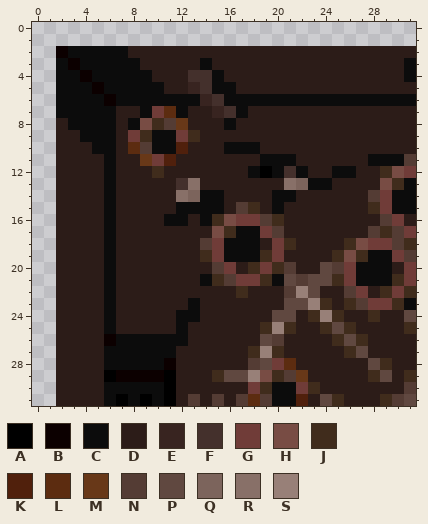
File history of a pixel-art sprite, Resources/Basebits/Ruins/XPZ_Hangar_S4_Civilian_1.png. Above is the file before it was changed.
The file is 32x32 pixels.
Palette (. is transparent): A #000000  B #0c0000  C #0c0c0c  D #2c1c18  E #382420  F #44302c  G #703c38  H #784c44  J #402c1c  K #50200c  L #5c2c10  M #683818  N #543c34  P #604840  Q #7c645c  R #887068  S #988078
Pixels before, first column x 2:
 2 BCCCCCDDDDDDDDDDDDDDDDDDDDDDDD
 3 CBCCCCCDDDDDCDDDDDDDDDDDDDDDDC
 4 CCBCCCCCDDDFFCDDDDDDDDDDDDDDDC
 5 CCCBCCCCCDDEFCCDDDDDDDDDDDDDDD
 6 CCCCBCCCCCCCEFCCCCCCCCCCCCCCCC
 7 CCCCCDDCGLCDDEFCDDDDDDDDDDDDDD
 8 DCCCCDCHJNMDDDCDDDDDDDDDDDDDDD
 9 DDCCCDGJCCGJDDDDDDDDDDDDDDDDDD
10 DDDCCDLNCCKDDDCCCDDDDDDDDDDDDD
11 DDDDCDDMGKDDDDDDDCCCDDDDDDCCCN
12 DDDDCDDDJDDDDDDDCACFCDDCCDDJHG
13 DDDDCDDDDDFRDDDDDDDRQCCDDDDHJC
14 DDDDCDDDDDRQCCDDDDCCDDDDDDNGCC
15 DDDDCDDDDDCCCCDNJDCDDDDDDDJGCC
16 DDDDCDDDDCCDCJHGGNJDDDDDDDDNGD
17 DDDDCDDDDDDDDHJCCGNDDDDDDDNJNG
18 DDDDCDDDDDDDNGCCCDGJDDDDJHGGNJ
19 DDDDCDDDDDDDJGCCCJGDDDDJHJCCGN
20 DDDDCDDDDDDDDNGDJGJNDDPNGCCCDG
21 DDDDCDDDDDDDCJNGGJCPNPPJGCCCJG
22 DDDDCDDDDDDDDDDJDDDNSPDDNGDJGJ
23 DDDDCDDDDDDCDDDDDDDPPSJDJNGGJC
24 DDDDCDDDDDCCDDDDDDPPDJSJDDJDDP
25 DDDDCDDDDDCDDDDDDJSJDDJPJDDDDJ
26 DDDDBCCCCCCDDDDDDPNDDDDJPJDDDD
27 DDDDCCCCCCDDDDDDJSJDDDDDJPDDDD
28 DDDDCCCCCBDDDDDDNPGLDDDDDDPJDD
29 DDDDABBBBADDDJPPSHJNMDDDDDJPDJ
30 DDDDCCCCCADDDDDDGJCCGJDDDDDDDN
31 DDDDCACACADNDNDNLNCCKDPJDDDJNP
And afterwards:
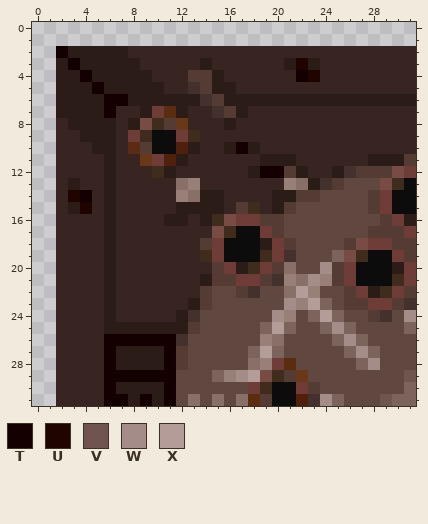
Colours new in this view: T #140000  U #200400  V #705450  W #a48c88  X #b49c98
Diff:
Changed rows in their new state; - is an unchanged pixel.
first column x 2:
 2 TDDDDDEEEEEEEEEEEEEEEEEEEEEEEE
 3 DTDDDDDEEEEEDEEEEEE-U-EEEEEEEE
 4 DDTDDDDDEEENNDEEEEEETUEEEEEEEE
 5 DDDTDDDDDEEFNDDEEEEEEEEEEEEEEE
 6 DDDDTTDDDDDDFNDDDDDDDDDDDDDDDD
 7 DDDDTEED--DEEFNDEEEEEEEEEEEEEE
 8 EDDDDED----EEEDEEEEEEEEEEEEEEE
 9 EEDDDE------EEEEEEEEEEEEEEEEEE
10 EEEDDE------EEDTDEEEEEEEEEEEEE
11 EEEEDEE----EEEEEEDDDEEEEEEDDD-
12 EEEEDEEE--EEEEEEDTTNDEEDFNNN--
13 E-EEDEEEEERSEEEEEEESRDFNPPP---
14 EUTEDEEEEESRDDEEEEDDNNPPPP----
15 E-UEDEEEEEDDDDE--EDNPPPPPPN---
16 EEEEDEEEEDDED-----NPPPPPPPP---
17 EEEEDEEEEEEEE------PPPPPPP-N--
18 EEEEDEEEEEEE-------NPPPPN----N
19 EEEEDEEEEEEE-------FPPPQ------
20 EEEEDEEEEEEEE-----NRPPW-------
21 EEEEDEEEEEEEDN---NFSRWSN------
22 EEEEDEEEEEEENPPNFPPRXSPP-----N
23 EEEEDEEEEEEDNPPPPPPWSXQPN---NF
24 EEEEDEEEEEDFPPPPPPWSPQXQPPNFPW
25 EEEED-----DNPPPPPQXQPPQWQPPPPQ
26 EEEETTTTTTFPPPPPPSRPPPPQWQPPPP
27 EEEETDDDDTNPPPPPQXQPPPPPQWQPPP
28 EEEETDDDDTNPPPPPRS--PPPPPQWPPP
29 EEEETTTTTTPPPQSWX----PPPPPP-PV
30 EEEETDDDDTPPPPPP-----NPPPPPPPQ
31 EEEETTDTDTPRPRPR-----FWQPPPVQQ
Changed places in both pictures, as pixel boxes (x1, y1, x2, y2):
changed: (56, 46, 416, 406)
